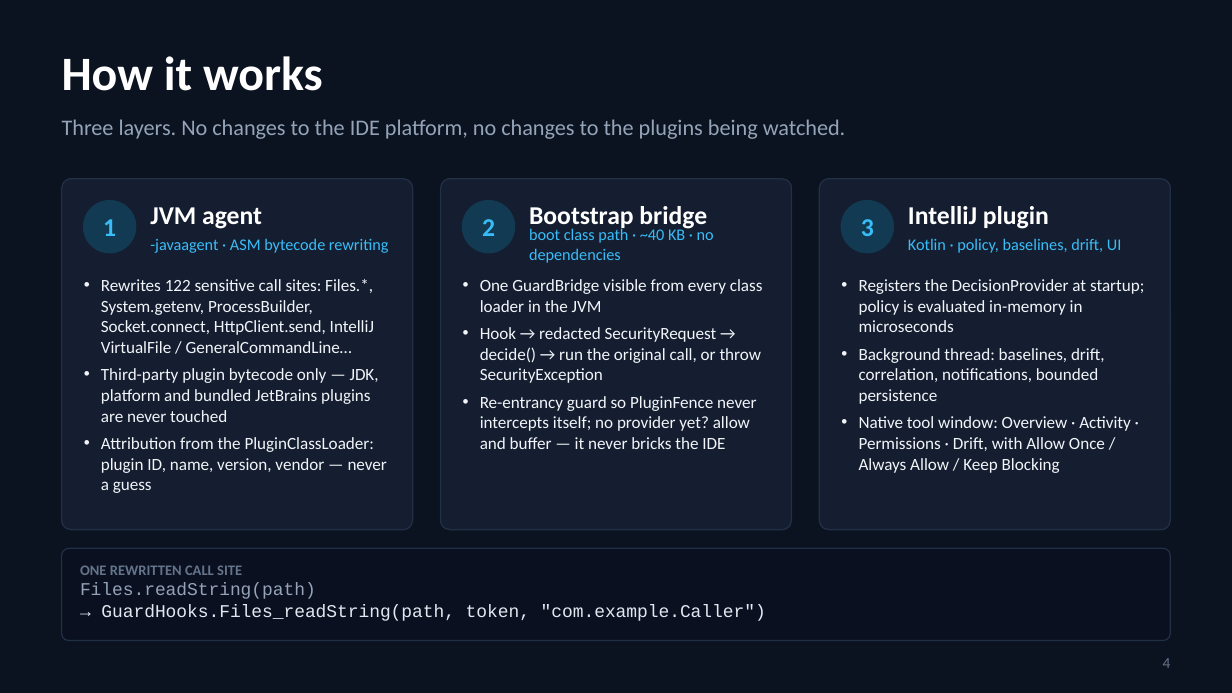
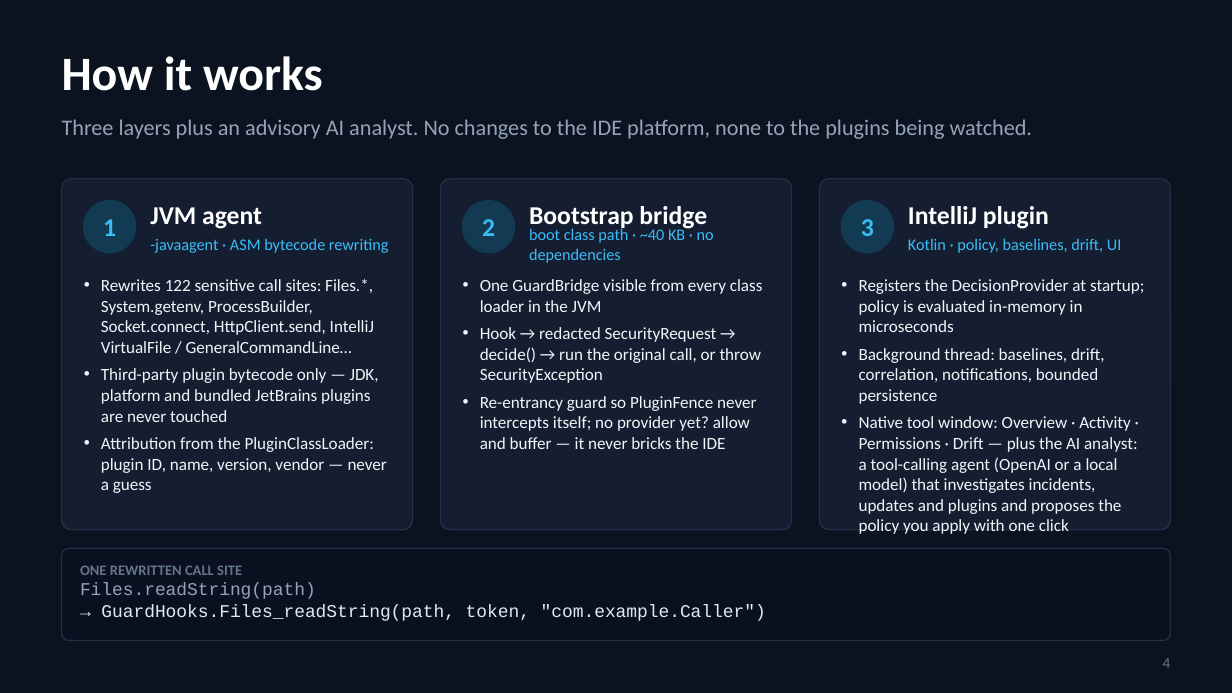
Before and after one commit to bilal-feroz/PluginFence, a slide deck: slide 4 of docs/PluginFence-pitch.pptx. Drawn at 1232x693 pixels with LibreOffice and Linux fonts; fonts in the diff are those of the drawing. Boxes give left, top, right and bottom in pixels: in the first picture for what was removed or moved away, otherwise in the second. Text is boxed around its words. In the diff, an @@ line names an element or a change of style, - is before the commit and + after.

```diff
--- a/docs/PluginFence-pitch.pptx
+++ b/docs/PluginFence-pitch.pptx
@@ text at [62, 119, 1033, 139]: text changed @@
-Three layers. No changes to the IDE platform, no changes to the plugins being watched.
+Three layers plus an advisory AI analyst. No changes to the IDE platform, none to the plugins being watched.
@@ text at [859, 416, 1138, 534]: text changed @@
-• Native tool window: Overview · Activity · Permissions · Drift, with Allow Once / Always Allow / Keep Blocking
+• Native tool window: Overview · Activity · Permissions · Drift — plus the AI analyst: a tool-calling agent (OpenAI or a local model) that investigates incidents, updates and plugins and proposes the policy you apply with one click
```
Also in this commit, not shown: 2 other slides changed, 25 other files.
